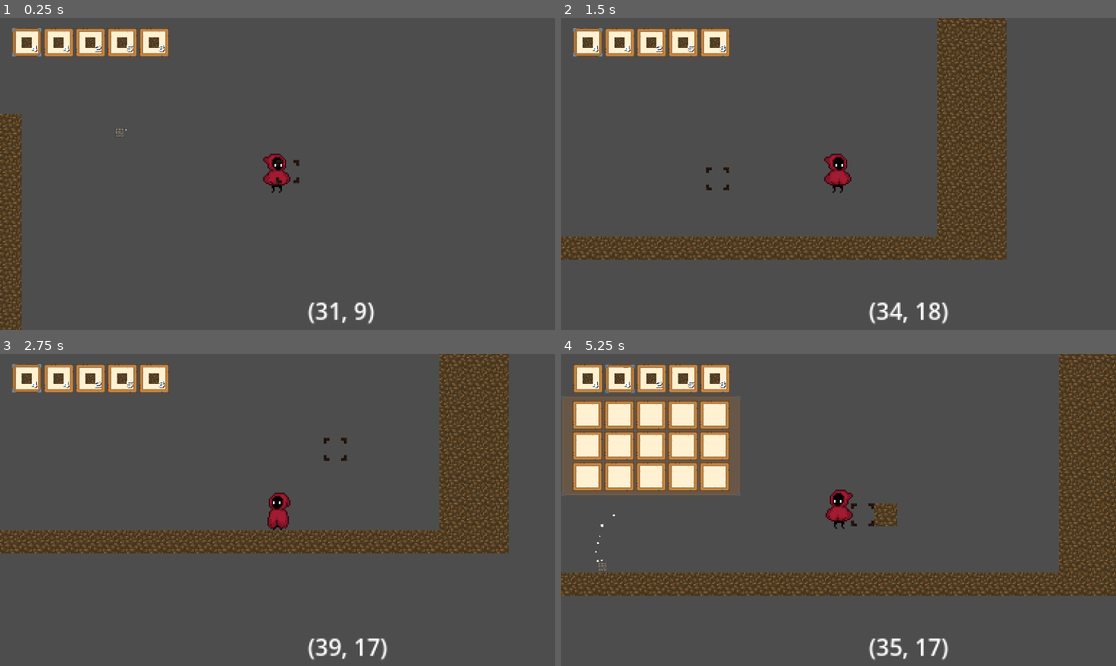
Above: before the commit, frames 1-4 (two rows, left to right).
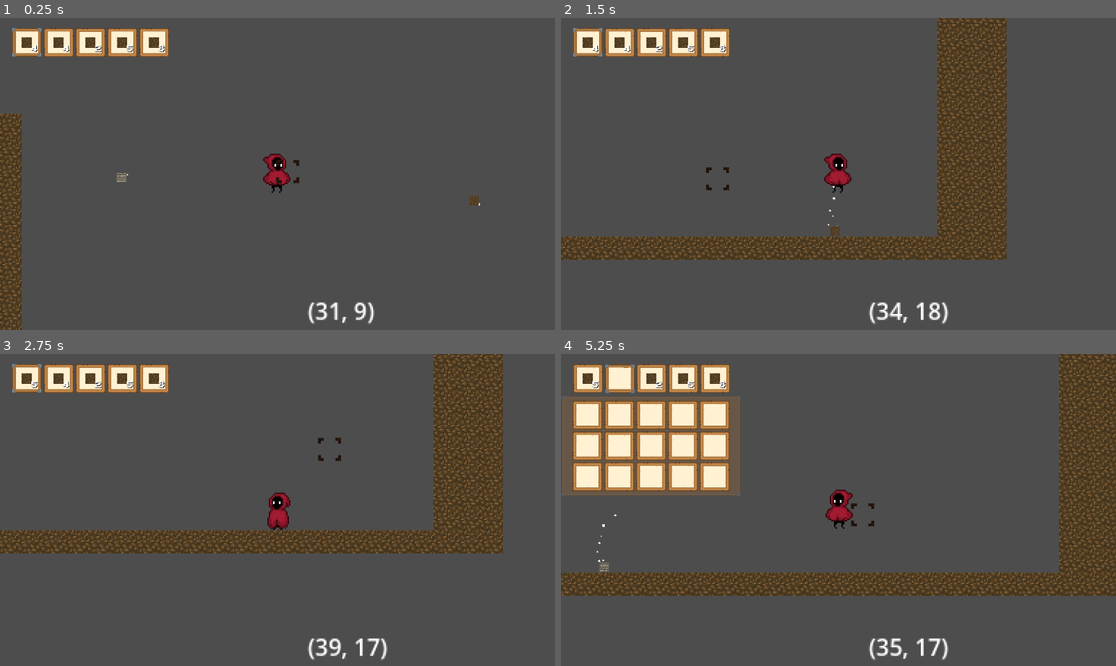
Above: after the commit, the same moments.

Repository: Emanuel-Oliveira-da-Silva/in-the-land
Game: Godot game, scene res://test_level.tscn
Same seed, same stepped clock (60 frames per second), same inputs: the game is played once before the commit and once after it. The project has no main scene, so this scene is started directly.
Inputs (mouse positions are in pixels of both pictures, inside the frame that each line leads up to):
- Up to frame 1 (0.25 s): no input
- Up to frame 2 (1.5 s): tap Enter (ui_accept) at 0.5, 0.77 s; move the mouse to (960, 158) at 0.52 s; hold D (right) from 0.53 s (still down); tap Mouse wheel down (Mouse_scroll_down) at 0.6 s; move the mouse to (727, 189) at 1.27 s; tap Shift (Shift) at 1.35 s
- Up to frame 3 (2.75 s): tap Enter (ui_accept) at 1.52 s; move the mouse to (333, 441) at 2.02 s; release D (right) at 2.03 s; hold A (left) from 2.03 s (still down); click (333, 441) at 2.1 s
- Up to frame 4 (5.25 s): move the mouse to (810, 572) at 2.77 s; release A (left) at 2.78 s; hold D (right) 2.78-4.28 s; tap Mouse wheel up (mouse_scroll_up) at 2.85 s; tap Enter (ui_accept) at 3.02, 3.77, 4.52 s; move the mouse to (1005, 556) at 3.52 s; hold Right mouse button (right_click) 3.53-4.28 s; tap E (Inventory) at 4.15 s; move the mouse to (672, 463) at 4.27 s; hold A (left) 4.28-5.03 s; tap Mouse wheel down (Mouse_scroll_down) at 4.35 s; move the mouse to (866, 510) at 5.02 s; hold D (right) from 5.03 s (still down); hold Shift (Shift) from 5.03 s (still down)

The runs differ from the first frame. In frame 1, 0.1% of the frame differs, in the area x 20-87%, y 35-61%; in frame 2, less than 0.1%; in frame 3, 5.4%, in the area x 0-92%, y 0-64%; in frame 4, 0.5%.

Commit message:
Resolví el bug al colocar bloques

Diff:
--- /dev/null
+++ b/Bases/Inventory/Base_block.tscn
@@ -0,0 +1,65 @@
+[gd_scene load_steps=5 format=3 uid="uid://l11g557p4ji4"]
+
+[ext_resource type="Script" path="res://Inventory/Drops/Drop.gd" id="1_nxr10"]
+[ext_resource type="Texture2D" uid="uid://c11odl0iuu1r7" path="res://Assets/all Blocks/terrain (20).png" id="2_4hkqi"]
+
+[sub_resource type="CircleShape2D" id="CircleShape2D_6of2o"]
+radius = 20.0
+
+[sub_resource type="CircleShape2D" id="CircleShape2D_5sanj"]
+radius = 25.0
+
+[node name="RigidBody2D" type="RigidBody2D"]
+scale = Vector2(0.02, 0.02)
+collision_layer = 5
+collision_mask = 5
+mass = 0.01
+gravity_scale = 0.5
+can_sleep = false
+script = ExtResource("1_nxr10")
+
+[node name="CPUParticles2D" type="CPUParticles2D" parent="."]
+lifetime = 0.3
+speed_scale = 0.2
+randomness = 1.0
+lifetime_randomness = 0.4
+local_coords = true
+emission_shape = 1
+emission_sphere_radius = 5.0
+gravity = Vector2(0, -980)
+orbit_velocity_min = -0.3
+orbit_velocity_max = 0.3
+angle_min = -80.0
+angle_max = 80.0
+scale_amount_min = 0.5
+scale_amount_max = 2.0
+
+[node name="CollisionShape2D" type="CollisionShape2D" parent="."]
+visibility_layer = 4
+scale = Vector2(0.2, 0.2)
+shape = SubResource("CircleShape2D_6of2o")
+
+[node name="Sprite2D" type="Sprite2D" parent="."]
+scale = Vector2(0.4, 0.4)
+texture = ExtResource("2_4hkqi")
+region_enabled = true
+region_rect = Rect2(31.99, -0.218906, 15.9274, 15.9208)
+region_filter_clip_enabled = true
+
+[node name="Area2D" type="Area2D" parent="."]
+collision_layer = 4
+collision_mask = 6
+input_pickable = false
+
+[node name="CollisionShape2D" type="CollisionShape2D" parent="Area2D"]
+scale = Vector2(0.2, 0.2)
+shape = SubResource("CircleShape2D_5sanj")
+
+[node name="Label" type="Label" parent="."]
+offset_left = -50.0
+offset_top = -50.0
+offset_right = -10.0
+offset_bottom = -27.0
+
+[connection signal="body_entered" from="." to="." method="_on_body_entered"]
+[connection signal="body_entered" from="Area2D" to="." method="_on_body_entered"]
--- a/Bases/State Machines/state_machine.tscn
+++ b/Bases/State Machines/state_machine.tscn
@@ -2,6 +2,5 @@
 
 [ext_resource type="Script" path="res://Bases/State Machines/State_Machine.gd" id="1_2xqs0"]
 
-[node name="Movement_State_Machine" type="Node" node_paths=PackedStringArray("default_state")]
+[node name="Movement_State_Machine" type="Node"]
 script = ExtResource("1_2xqs0")
-default_state = NodePath("")
--- /dev/null
+++ b/Bases/State Machines/state_machine_state.tscn
@@ -0,0 +1,6 @@
+[gd_scene load_steps=2 format=3 uid="uid://chasn73qbeopi"]
+
+[ext_resource type="Script" path="res://State_machine_state.gd" id="1_jrpjl"]
+
+[node name="State_machine_state" type="Node"]
+script = ExtResource("1_jrpjl")
--- a/Inventory/Drops/Dirt_Block.tscn
+++ b/Inventory/Drops/Dirt_Block.tscn
@@ -1,73 +1,13 @@
-[gd_scene load_steps=8 format=3 uid="uid://l11g557p4ji4"]
+[gd_scene load_steps=5 format=3 uid="uid://bg0r2au5jme05"]
 
-[ext_resource type="Script" path="res://Inventory/Drops/Drop.gd" id="1_5gumq"]
+[ext_resource type="PackedScene" uid="uid://l11g557p4ji4" path="res://Bases/Inventory/Base_block.tscn" id="1_8o3sq"]
 [ext_resource type="Resource" uid="uid://bf6xlhxmltha5" path="res://Inventory/Items/Block/Dirt_Block.tres" id="2_6hu12"]
-[ext_resource type="Texture2D" uid="uid://c11odl0iuu1r7" path="res://Assets/all Blocks/terrain (20).png" id="2_ilega"]
 [ext_resource type="Script" path="res://Inventory/Slots/Inv_Slot.gd" id="3_pau5s"]
 
-[sub_resource type="Resource" id="Resource_juvb2"]
+[sub_resource type="Resource" id="Resource_1f7pd"]
 script = ExtResource("3_pau5s")
 item = ExtResource("2_6hu12")
 amount = 1
 
-[sub_resource type="CircleShape2D" id="CircleShape2D_6of2o"]
-radius = 20.0
-
-[sub_resource type="CircleShape2D" id="CircleShape2D_5sanj"]
-radius = 25.0
-
-[node name="RigidBody2D" type="RigidBody2D"]
-scale = Vector2(0.02, 0.02)
-collision_layer = 5
-collision_mask = 5
-mass = 0.01
-gravity_scale = 0.5
-can_sleep = false
-script = ExtResource("1_5gumq")
-slotRes = SubResource("Resource_juvb2")
-
-[node name="CPUParticles2D" type="CPUParticles2D" parent="."]
-lifetime = 0.3
-speed_scale = 0.2
-randomness = 1.0
-lifetime_randomness = 0.4
-local_coords = true
-emission_shape = 1
-emission_sphere_radius = 5.0
-gravity = Vector2(0, -980)
-orbit_velocity_min = -0.3
-orbit_velocity_max = 0.3
-angle_min = -80.0
-angle_max = 80.0
-scale_amount_min = 0.5
-scale_amount_max = 2.0
-
-[node name="CollisionShape2D" type="CollisionShape2D" parent="."]
-visibility_layer = 4
-scale = Vector2(0.2, 0.2)
-shape = SubResource("CircleShape2D_6of2o")
-
-[node name="Sprite2D" type="Sprite2D" parent="."]
-scale = Vector2(0.4, 0.4)
-texture = ExtResource("2_ilega")
-region_enabled = true
-region_rect = Rect2(31.99, -0.218906, 15.9274, 15.9208)
-region_filter_clip_enabled = true
-
-[node name="Area2D" type="Area2D" parent="."]
-collision_layer = 4
-collision_mask = 6
-input_pickable = false
-
-[node name="CollisionShape2D" type="CollisionShape2D" parent="Area2D"]
-scale = Vector2(0.2, 0.2)
-shape = SubResource("CircleShape2D_5sanj")
-
-[node name="Label" type="Label" parent="."]
-offset_left = -50.0
-offset_top = -50.0
-offset_right = -10.0
-offset_bottom = -27.0
-
-[connection signal="body_entered" from="." to="." method="_on_body_entered"]
-[connection signal="body_entered" from="Area2D" to="." method="_on_body_entered"]
+[node name="RigidBody2D" instance=ExtResource("1_8o3sq")]
+slotRes = SubResource("Resource_1f7pd")
--- a/Inventory/Drops/Rock_Block.tscn
+++ b/Inventory/Drops/Rock_Block.tscn
@@ -1,64 +1,16 @@
-[gd_scene load_steps=8 format=3 uid="uid://bopxwnq7yfmqy"]
+[gd_scene load_steps=5 format=3 uid="uid://cl3kejqvl6bak"]
 
-[ext_resource type="Script" path="res://Inventory/Drops/Drop.gd" id="1_wvr2q"]
-[ext_resource type="Texture2D" uid="uid://c11odl0iuu1r7" path="res://Assets/all Blocks/terrain (20).png" id="2_itmkg"]
+[ext_resource type="PackedScene" uid="uid://l11g557p4ji4" path="res://Bases/Inventory/Base_block.tscn" id="1_2tgoh"]
 [ext_resource type="Resource" uid="uid://bs6uiigxirkb7" path="res://Inventory/Items/Block/Rock Block.tres" id="2_mx1lm"]
 [ext_resource type="Script" path="res://Inventory/Slots/Inv_Slot.gd" id="3_u5ts7"]
 
-[sub_resource type="Resource" id="Resource_veaqm"]
+[sub_resource type="Resource" id="Resource_5dj0d"]
 script = ExtResource("3_u5ts7")
 item = ExtResource("2_mx1lm")
-amount = 8
+amount = 1
 
-[sub_resource type="CircleShape2D" id="CircleShape2D_6of2o"]
-radius = 20.0
+[node name="RigidBody2D" instance=ExtResource("1_2tgoh")]
+slotRes = SubResource("Resource_5dj0d")
 
-[sub_resource type="CircleShape2D" id="CircleShape2D_5sanj"]
-radius = 25.0
-
-[node name="RigidBody2D" type="RigidBody2D"]
-scale = Vector2(0.02, 0.02)
-collision_layer = 4
-mass = 0.01
-gravity_scale = 0.5
-can_sleep = false
-script = ExtResource("1_wvr2q")
-slotRes = SubResource("Resource_veaqm")
-
-[node name="CPUParticles2D" type="CPUParticles2D" parent="."]
-lifetime = 0.3
-speed_scale = 0.2
-randomness = 1.0
-lifetime_randomness = 0.4
-local_coords = true
-emission_shape = 1
-emission_sphere_radius = 5.0
-gravity = Vector2(0, -980)
-orbit_velocity_min = -0.3
-orbit_velocity_max = 0.3
-angle_min = -80.0
-angle_max = 80.0
-scale_amount_min = 0.5
-scale_amount_max = 2.0
-
-[node name="CollisionShape2D" type="CollisionShape2D" parent="."]
-visibility_layer = 4
-scale = Vector2(0.2, 0.2)
-shape = SubResource("CircleShape2D_6of2o")
-
-[node name="Sprite2D" type="Sprite2D" parent="."]
-scale = Vector2(0.4, 0.4)
-texture = ExtResource("2_itmkg")
-region_enabled = true
-region_rect = Rect2(208, 96, 16, 16)
-region_filter_clip_enabled = true
-
-[node name="Area2D" type="Area2D" parent="."]
-collision_layer = 4
-collision_mask = 2
-
-[node name="CollisionShape2D" type="CollisionShape2D" parent="Area2D"]
-scale = Vector2(0.2, 0.2)
-shape = SubResource("CircleShape2D_5sanj")
-
-[connection signal="body_entered" from="Area2D" to="." method="Body_entered"]
+[node name="Sprite2D" parent="." index="2"]
+region_rect = Rect2(0, 16, 16, 16)
--- a/Inventory/Inventory.gd
+++ b/Inventory/Inventory.gd
@@ -33,3 +33,10 @@
 	for i in range(slot.amount):
 		insert(slot.item)
 	updated.emit()
+
+func remove_item(index:int):
+	slots[index].amount = slots[index].amount - 1
+	print(slots[index].amount)
+	if slots[index].amount < 1:
+		remove_slot(slots[index])
+	updated.emit()
--- a/Inventory/Slots/Slot_Hotbar.gd
+++ b/Inventory/Slots/Slot_Hotbar.gd
@@ -24,10 +24,13 @@
 
 	inventory.inventory.remove_slot(item_stack_ui.inventoryslot)
 
+	erase_item()
+
+	return item
+
+func erase_item():
 	container.remove_child(item_stack_ui)
 	item_stack_ui = null
 
-	return item
-
 func is_empty():
 	return !item_stack_ui
--- a/Inventory/hotbar.gd
+++ b/Inventory/hotbar.gd
@@ -8,8 +8,36 @@
 var equipped_item_index : int =  0
 
 
+func _ready():
+	connect_Slots()
+	inventory.updated.connect(update)
+	update()
+
+func connect_Slots():
+	for i in range(slots.size()):
+		var slot = slots[i]
+		slot.index = i
+
 var item_in_hand : Item_Stack_UI
 var oldIndex: int = -1
+
+func update():
+	for i in range(min(inventory.slots.size(), slots.size())):
+		var inventorySlot : Inv_Slot = inventory.slots[i]
+
+		if !inventorySlot.item:
+			var slot : hotbar_slot = slots[i]
+			if not slot.is_empty():
+				slot.erase_item()
+			continue
+
+		var itemstackui : Item_Stack_UI = slots[i].item_stack_ui
+		if !itemstackui:
+			itemstackui = ItemStackUIClass.instantiate()
+			slots[i].insert(itemstackui)
+
+		itemstackui.inventoryslot = inventorySlot
+		itemstackui.update()
 
 func take_item_from_slot(slot):
 	item_in_hand = slot.take_item()
--- a/Scenes/Map/tile_map.tscn
+++ b/Scenes/Map/tile_map.tscn
@@ -1,7 +1,7 @@
 [gd_scene load_steps=8 format=3 uid="uid://o3ra0dm2jbyu"]
 
 [ext_resource type="Texture2D" uid="uid://c11odl0iuu1r7" path="res://Assets/all Blocks/terrain (20).png" id="1_gyfom"]
-[ext_resource type="PackedScene" uid="uid://l11g557p4ji4" path="res://Inventory/Drops/Dirt_Block.tscn" id="1_q4jdw"]
+[ext_resource type="PackedScene" uid="uid://l11g557p4ji4" path="res://Bases/Inventory/Base_block.tscn" id="1_q4jdw"]
 [ext_resource type="Script" path="res://Scripts/map/Tile_map.gd" id="2_hydgk"]
 [ext_resource type="PackedScene" uid="uid://c8f7a1wcyxnxr" path="res://Scenes/Map/blocks/Rock Block.tscn" id="2_l0u3r"]
 
--- a/State Machines/Player/Use_hand.gd
+++ b/State Machines/Player/Use_hand.gd
@@ -9,4 +9,6 @@
 		var Source_ID : int = item.Source_ID
 
 		controlled_node.tilemap.place_block(Source_ID,atlas_coords)
+		controlled_node.inventory.remove_item(controlled_node.hotbar.equipped_item_index)
+
 	state_machine.change_to("Hand_Idle")
--- /dev/null
+++ b/State_machine_state.gd
@@ -0,0 +1,9 @@
+extends StateMachine
+class_name StateMachineState
+
+
+func start():
+	pass
+
+func end():
+	pass
--- a/test_level.tscn
+++ b/test_level.tscn
@@ -1,10 +1,11 @@
-[gd_scene load_steps=6 format=3 uid="uid://dmwa3emyajfxb"]
+[gd_scene load_steps=7 format=3 uid="uid://dmwa3emyajfxb"]
 
 [ext_resource type="PackedScene" uid="uid://duq5pqriqt1xe" path="res://Scenes/Player/Player.tscn" id="2_h2yb2"]
 [ext_resource type="Resource" uid="uid://57kl0ygdm52j" path="res://Inventory/Inventories/Player_inventory.tres" id="2_hoctu"]
 [ext_resource type="Script" path="res://Label.gd" id="2_u4d02"]
 [ext_resource type="PackedScene" uid="uid://o3ra0dm2jbyu" path="res://Scenes/Map/tile_map.tscn" id="3_jtwba"]
-[ext_resource type="PackedScene" uid="uid://bopxwnq7yfmqy" path="res://Inventory/Drops/Rock_Block.tscn" id="5_lylfj"]
+[ext_resource type="PackedScene" uid="uid://cl3kejqvl6bak" path="res://Inventory/Drops/Rock_Block.tscn" id="5_lylfj"]
+[ext_resource type="PackedScene" uid="uid://bg0r2au5jme05" path="res://Inventory/Drops/Dirt_Block.tscn" id="6_ccc6f"]
 
 [node name="test_level" type="Node2D"]
 
@@ -26,7 +27,10 @@
 layer_0/tile_data = PackedInt32Array(1376275, 131072, 0, 1376276, 131072, 0, 1376277, 131072, 0, 1376278, 131072, 0, 13 …(2420 unchanged characters)…
 
 [node name="RigidBody2D" parent="." instance=ExtResource("5_lylfj")]
-position = Vector2(388, 111)
+position = Vector2(389, 142)
+
+[node name="RigidBody2D2" parent="." instance=ExtResource("6_ccc6f")]
+position = Vector2(633, 158)
 
 [connection signal="cursor_on_block" from="Player" to="Player/Hand_State_Machine" method="cursor_on_block"]
 [connection signal="cursor_on_block" from="TileMap" to="Player" method="update_cursor_on_block"]
